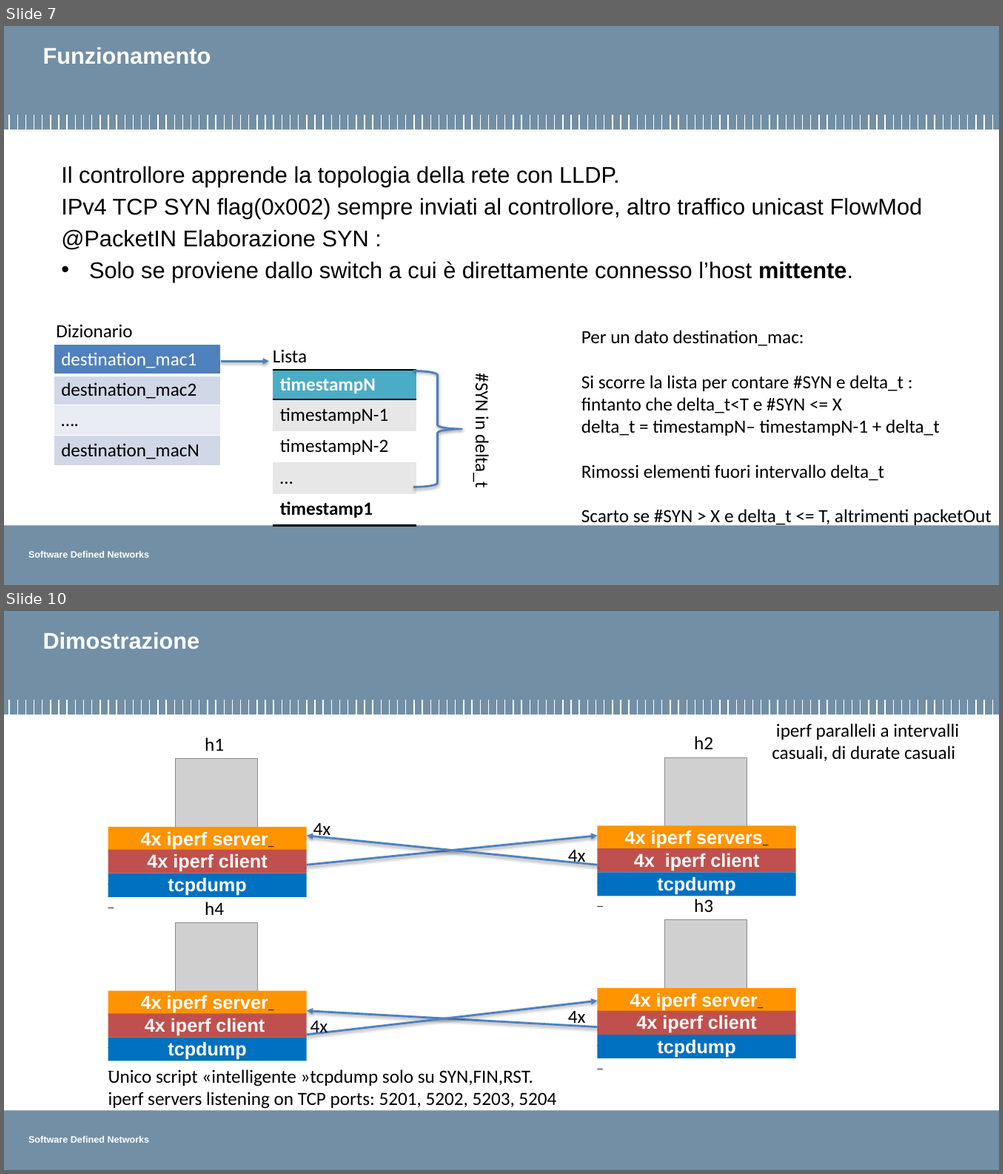
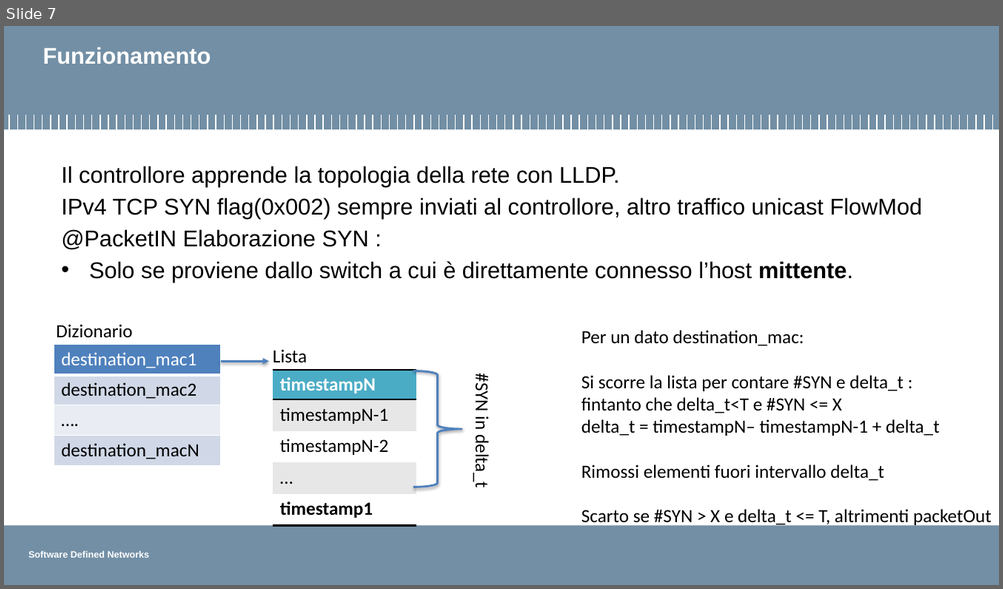
Before and after one commit to pierluigigrossi/progetto-SDN, a slide deck: intermedia8.pptx. Shown one above the other, each under a label of ours: slides 7 and 10 before the commit, slide 7 after it; the slides between them are not shown. The pictures are 1003x1174 and 1003x589 pixels, drawn with LibreOffice and Linux fonts; fonts in the diff are those of the drawing; grey boxes stand for pictures; background and template pictures are left out. Boxes give left, top, right and bottom in pixels: in the first picture for what was removed or moved away, otherwise in the second. Text is boxed around its words. In the diff, an @@ line names an element or a change of style, - is before the commit and + after.

```diff
--- a/intermedia8.pptx
+++ b/intermedia8.pptx
@@ slide 10 removed at bbox=[4, 611, 999, 1170], background #FFFFFF; not listed: 123 template elements that a slide beside it also shows @@
@@ title removed at bbox=[43, 632, 200, 649] @@
-Dimostrazione
@@ text removed at bbox=[205, 738, 224, 751] @@
-h1
@@ text removed at bbox=[694, 736, 713, 749] @@
-h2
@@ text removed at bbox=[771, 723, 959, 761] @@
-iperf paralleli a intervalli casuali, di durate casuali
@@ picture removed at bbox=[176, 759, 258, 828] @@
@@ picture removed at bbox=[665, 758, 747, 827] @@
@@ freeform shape removed at bbox=[108, 826, 306, 851] @@
-4x iperf server_
@@ text removed at bbox=[313, 823, 331, 840] @@
-4x
@@ freeform shape removed at bbox=[597, 826, 796, 850] @@
-4x iperf servers_
@@ freeform shape removed at bbox=[108, 850, 306, 874] @@
-4x iperf client
-_
@@ arrow removed from (306, 866) to (597, 835) @@
@@ arrow removed from (597, 866) to (306, 835) @@
@@ text removed at bbox=[568, 850, 586, 866] @@
-4x
@@ freeform shape removed at bbox=[597, 849, 796, 873] @@
-4x iperf client
-_
@@ freeform shape removed at bbox=[108, 874, 306, 897] @@
-tcpdump
-_
@@ freeform shape removed at bbox=[597, 873, 796, 897] @@
-tcpdump
-_
@@ text removed at bbox=[694, 899, 713, 912] @@
-h3
@@ text removed at bbox=[205, 902, 224, 915] @@
-h4
@@ picture removed at bbox=[665, 920, 747, 989] @@
@@ picture removed at bbox=[176, 923, 258, 992] @@
@@ freeform shape removed at bbox=[108, 991, 306, 1014] @@
-4x iperf server_
@@ arrow removed from (306, 1035) to (597, 1001) @@
@@ freeform shape removed at bbox=[597, 988, 796, 1012] @@
-4x iperf server_
@@ freeform shape removed at bbox=[108, 1014, 306, 1038] @@
-4x iperf client
-_
@@ arrow removed from (597, 1028) to (306, 1011) @@
@@ text removed at bbox=[310, 1021, 328, 1036] @@
-4x
@@ text removed at bbox=[568, 1011, 586, 1028] @@
-4x
@@ freeform shape removed at bbox=[597, 1011, 796, 1035] @@
-4x iperf client
-_
@@ freeform shape removed at bbox=[108, 1038, 306, 1062] @@
-tcpdump
-_
@@ freeform shape removed at bbox=[597, 1035, 796, 1059] @@
-tcpdump
-_
@@ text removed at bbox=[108, 1070, 556, 1109] @@
-Unico script «intelligente »tcpdump solo su SYN,FIN,RST.
-iperf servers listening on TCP ports: 5201, 5202, 5203, 5204
```
Also in this commit, not shown: 2 slides changed, 1 slide added, 10 other files.
